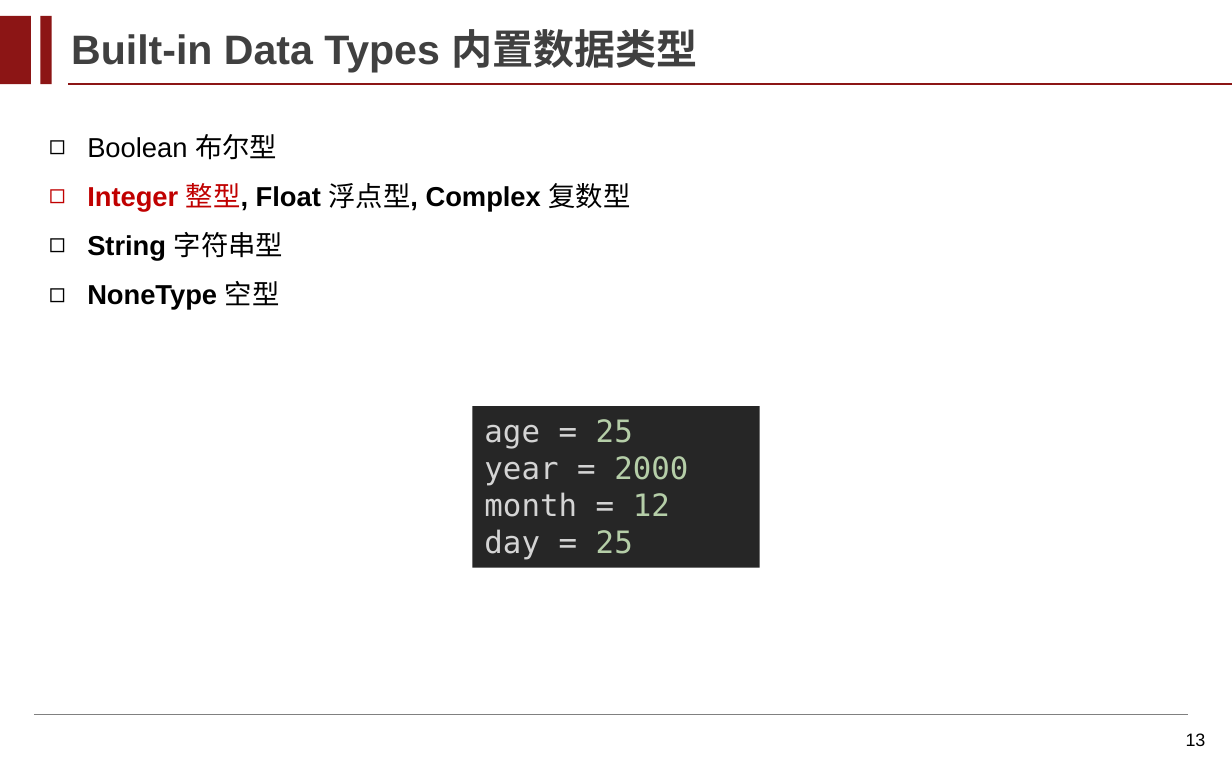
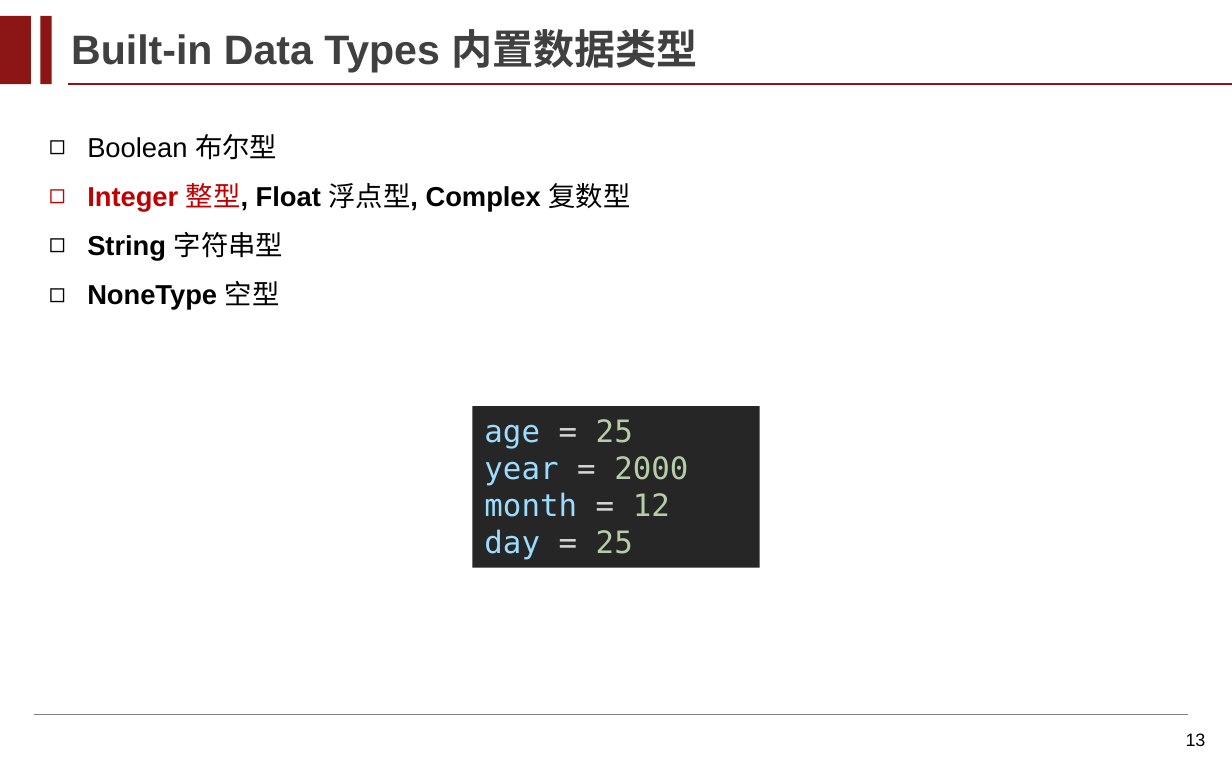
Before and after one commit to Peng-shhe/Advanced-Programming, a slide deck: slide 13 of 课件/Lecture_03_Data_Types_and_Expression.pptx. Drawn at 1232x770 pixels with LibreOffice and Linux fonts; fonts in the diff are those of the drawing; background and template pictures are left out. Boxes give left, top, right and bottom in pixels: in the first picture for what was removed or moved away, otherwise in the second. Text is boxed around its words. In the diff, an @@ line names an element or a change of style, - is before the commit and + after.

```diff
--- a/课件/Lecture_03_Data_Types_and_Expression.pptx
+++ b/课件/Lecture_03_Data_Types_and_Expression.pptx
@@ rectangle "age = 25" at (472,407,759,568): text colour #D4D4D4 to #9CDCFE in "age", "year", "month", "day" @@
```
Also in this commit, not shown: 5 other slides changed, 16 slides added, 3 other files.
